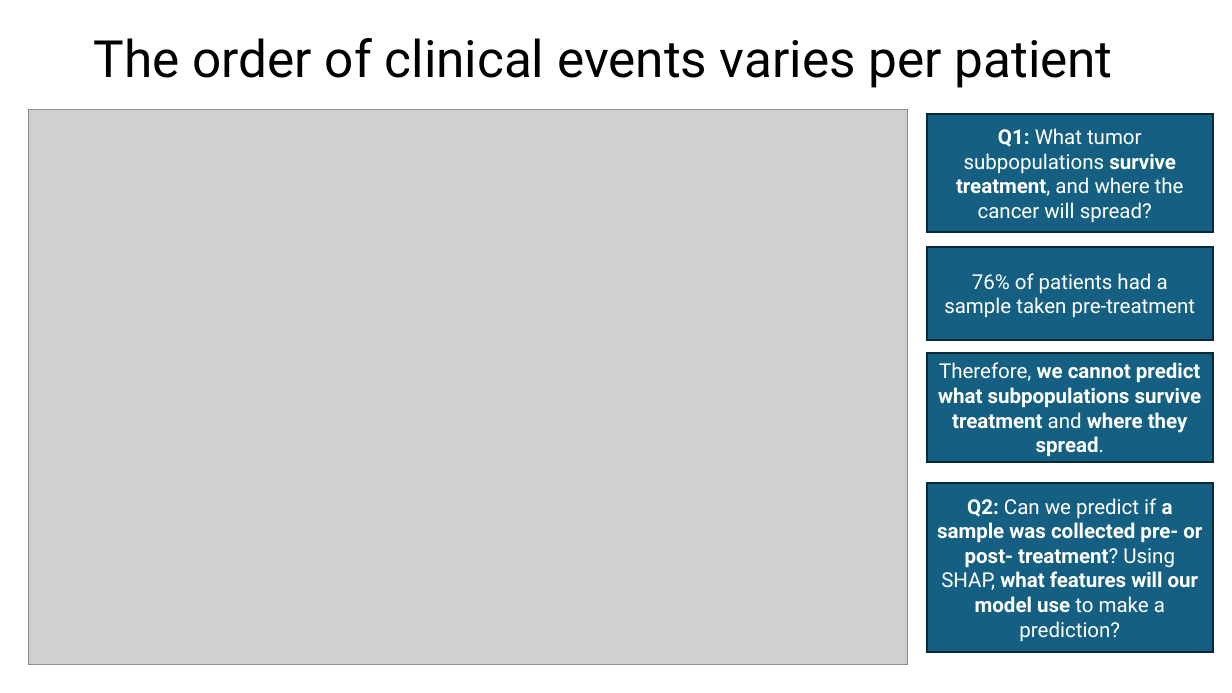
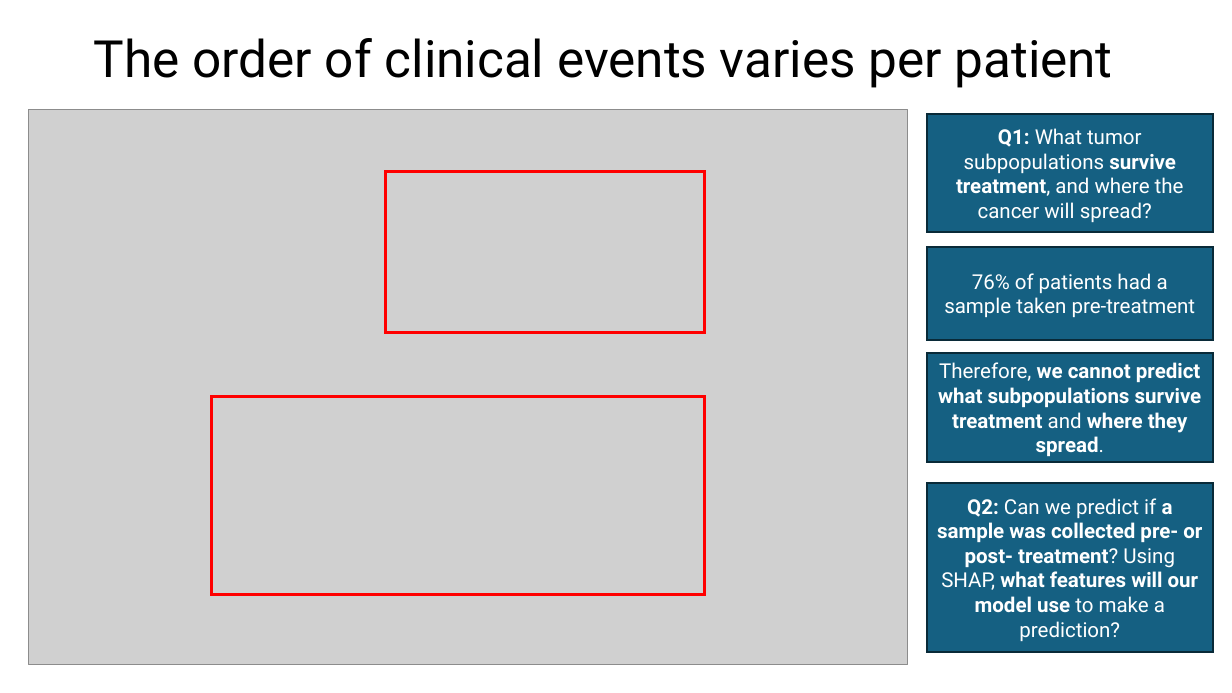
Before and after one commit to Hammerb88/AI-Health-Project, a slide deck: slide 10 of Demo 1.pptx. Drawn at 1232x693 pixels with LibreOffice and Linux fonts; fonts in the diff are those of the drawing; grey boxes stand for pictures. Boxes give left, top, right and bottom in pixels: in the first picture for what was removed or moved away, otherwise in the second. Text is boxed around its words. In the diff, an @@ line names an element or a change of style, - is before the commit and + after.

```diff
--- a/Demo 1.pptx
+++ b/Demo 1.pptx
@@ rectangle added at bbox=[385, 172, 704, 333], outline #FF0000 2.25 pt @@
@@ rectangle added at bbox=[212, 396, 704, 594], outline #FF0000 2.25 pt @@
```
Also in this commit, not shown: 1 other slide changed.
